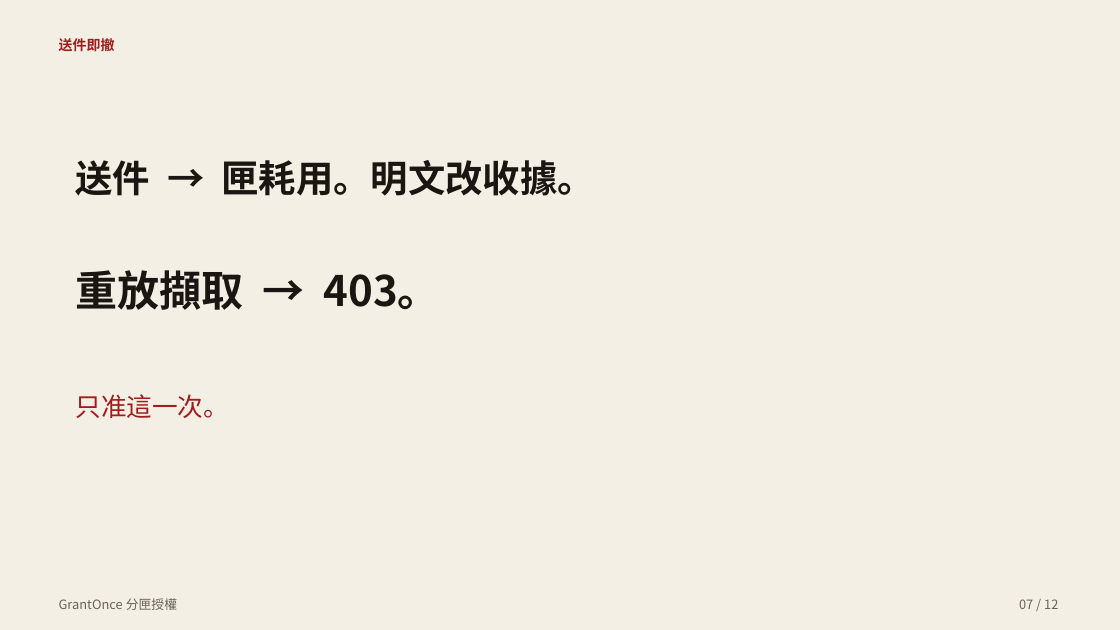
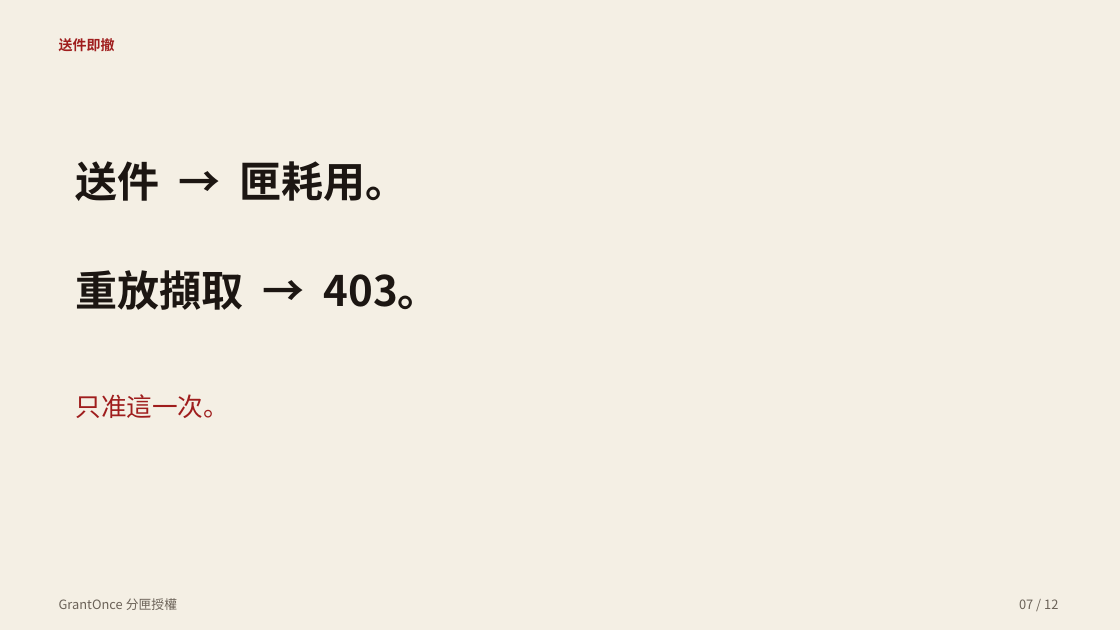
Before and after one commit to do0x0ob/GrantOnce, a slide deck: slide 7 of pitch/GrantOnce.pptx. Drawn at 1120x630 pixels with LibreOffice and Linux fonts; fonts in the diff are those of the drawing. Boxes give left, top, right and bottom in pixels: in the first picture for what was removed or moved away, otherwise in the second. Text is boxed around its words. In the diff, an @@ line names an element or a change of style, - is before the commit and + after.

```diff
--- a/pitch/GrantOnce.pptx
+++ b/pitch/GrantOnce.pptx
@@ text at (x1=75, y1=161, x2=408, y2=201): text changed; size 32 to 36 pt @@
-送件 → 匣耗用。明文改收據。
+送件 → 匣耗用。
```
Also in this commit, not shown: 3 other slides changed, 12 other files.
